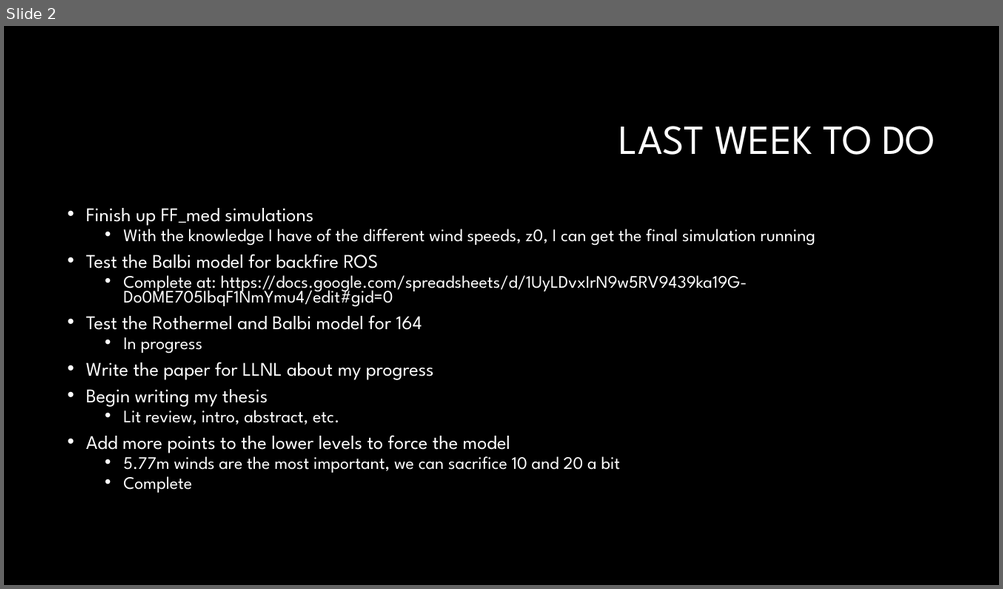
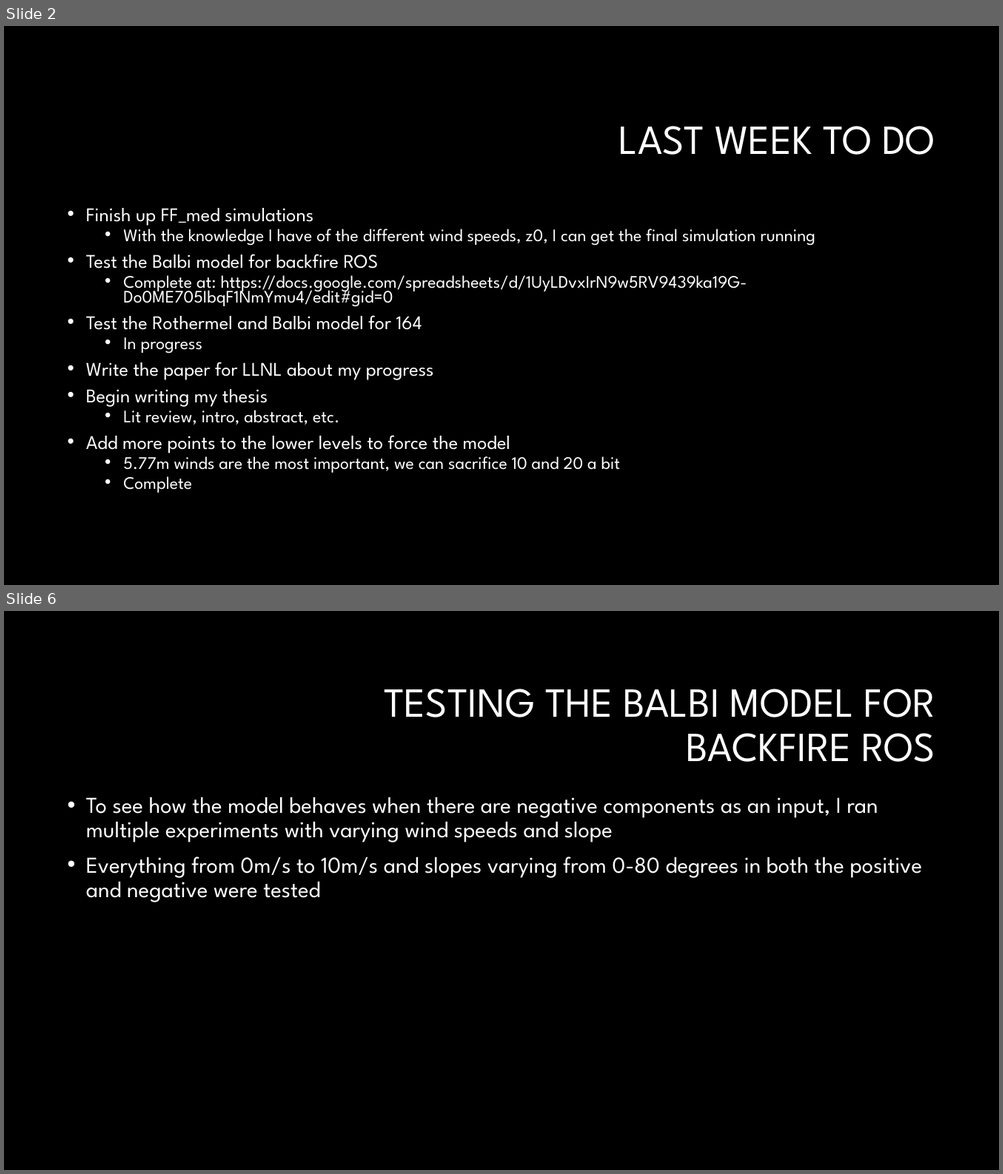
Before and after one commit to Jeremy-Benik/Meeting_Notes, a slide deck: weekly_meetings/10142022_Presentation.pptx. Shown one above the other, each under a label of ours: slide 2 before the commit, slides 2 and 6 after it; the slides between them are not shown. The pictures are 1003x589 and 1003x1174 pixels, drawn with LibreOffice and Linux fonts; fonts in the diff are those of the drawing; background and template pictures are left out. Boxes give left, top, right and bottom in pixels: in the first picture for what was removed or moved away, otherwise in the second. Text is boxed around its words. In the diff, an @@ line names an element or a change of style, - is before the commit and + after.

```diff
--- a/weekly_meetings/10142022_Presentation.pptx
+++ b/weekly_meetings/10142022_Presentation.pptx
@@ slide 6 added at bbox=[4, 611, 999, 1170], background #000000 @@
@@ title added at bbox=[384, 689, 936, 762], 40 pt, text #FFFFFF @@
+TESTING THE BALBI MODEL FOR BACKFIRE ROS
@@ text added at bbox=[86, 797, 922, 903], 22 pt, text #FFFFFF @@
+• To see how the model behaves when there are negative components as an input, I ran multiple experiments with varying wind speeds and slope
+• Everything from 0m/s to 10m/s and slopes varying from 0-80 degrees in both the positive and negative were tested
```
Also in this commit, not shown: 8 other slides added.
